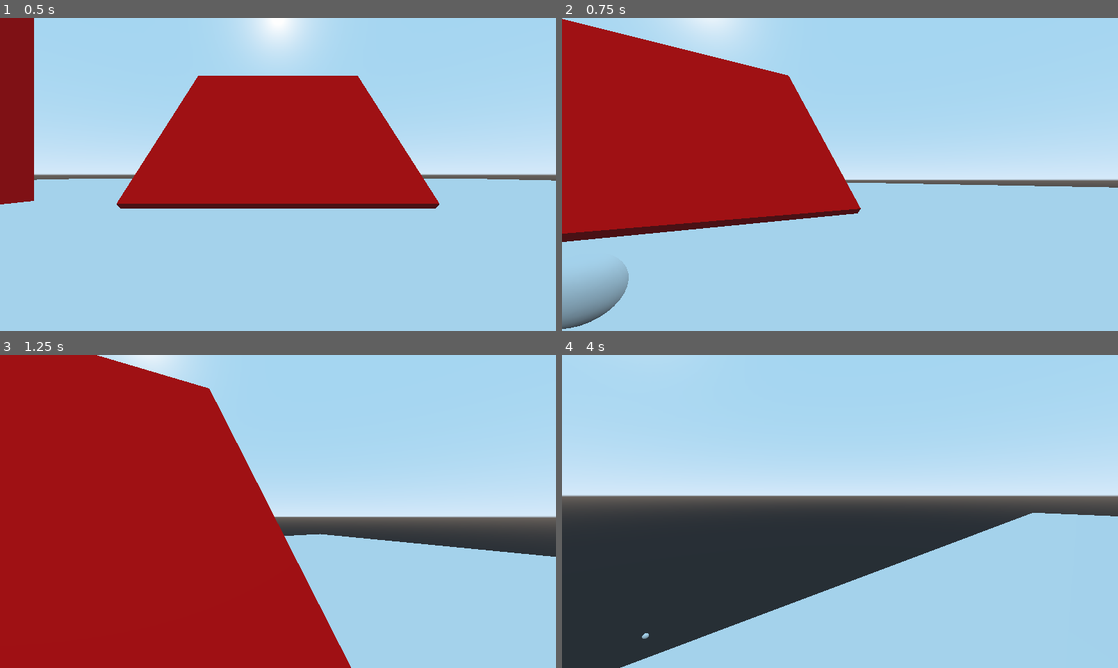
Above: before the commit, frames 1-4 (two rows, left to right).
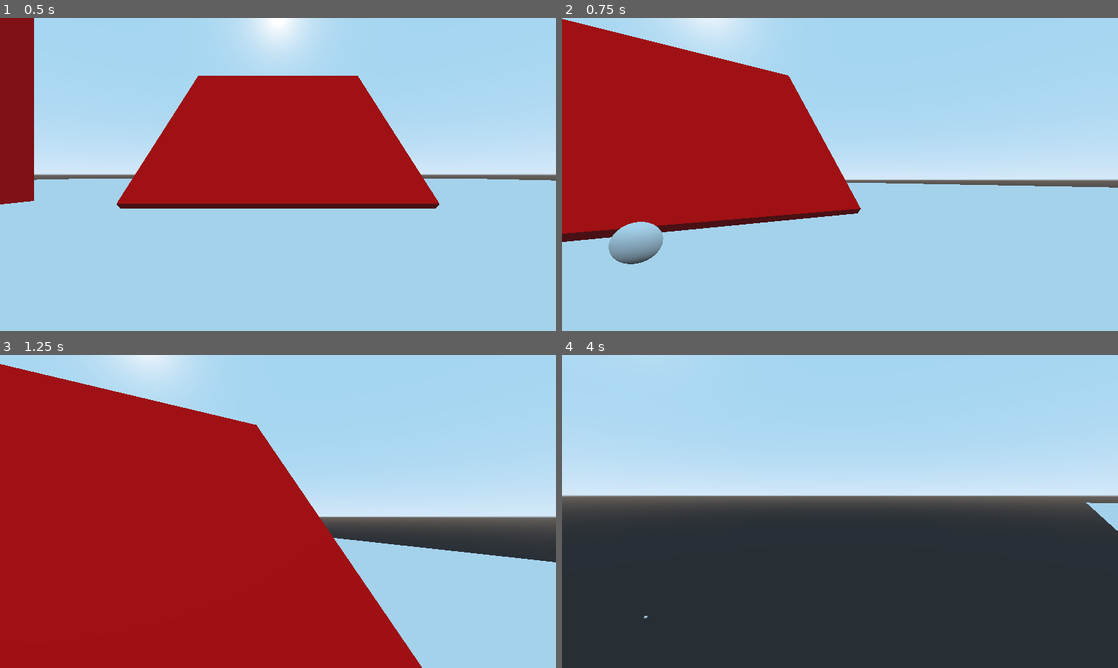
Above: after the commit, the same moments.

Repository: duckinator/nyoom
Game: Godot game, scene res://Main.tscn
Same seed, same stepped clock (60 frames per second), same inputs: the game is played once before the commit and once after it.
Inputs (mouse positions are in pixels of both pictures, inside the frame that each line leads up to):
- Up to frame 1 (0.5 s): no input
- Up to frame 2 (0.75 s): tap Enter at 0.5 s; move the mouse to (867, 174) at 0.52 s; hold W (movement_forward) from 0.53 s (still down); click (867, 174) at 0.6 s
- Up to frame 3 (1.25 s): keep holding W (movement_forward); tap Space (movement_jump) at 0.77 s; right-click (305, 511) at 0.8 s
- Up to frame 4 (4 s): keep holding W (movement_forward); move the mouse to (812, 511) at 1.27 s; right-click (812, 511) at 1.35 s; tap Space (movement_jump) at 1.52, 3.02, 3.77 s; click (812, 511) at 1.55 s; move the mouse to (851, 505) at 2.02 s; click (851, 505) at 2.1 s; right-click (851, 505) at 2.3 s; move the mouse to (834, 517) at 2.77 s; right-click (834, 517) at 2.85 s; click (834, 517) at 3.05 s; move the mouse to (878, 514) at 3.52 s; click (878, 514) at 3.6 s; right-click (878, 514) at 3.8 s

Frame 1 is identical in both runs. In frame 2, 2.5% of the frame differs, in the area x 0-19%, y 65-100%; in frame 3, 11%; in frame 4, 26%, in the area x 10-100%, y 47-100%.

Commit message:
askjdfl;askdfjsadfasfds

Diff:
--- a/src/Bullet.gd
+++ b/src/Bullet.gd
@@ -1,6 +1,8 @@
 extends RigidBody
 
 var cleaning = false
+
+var next_impulse = null
 
 # Called when the node enters the scene tree for the first time.
 func _ready():
@@ -22,3 +24,12 @@
 	scale -= Vector3(0.1, 0.1, 0.1)
 	if scale <= Vector3(0.0, 0.0, 0.0):
 		queue_free()
+
+func _integrate_forces(state):
+	if next_impulse:
+		var impulse = next_impulse
+		next_impulse = null
+		apply_impulse(Vector3(0, 0, 0), impulse)
+
+func fire(impulse):
+	next_impulse = impulse
--- a/src/Player.gd
+++ b/src/Player.gd
@@ -35,13 +35,12 @@
 	#camera.fov = Game.get_field_of_view()
 
 func action_primary(_delta):
-	# WJHLKJSHDFLKJSDHFLKJSDHFLKSJDF
+	var impulse = Vector3(0, 0, -50)
 	var bullet = BULLET.instance()
-	print(get_parent().name)
+	bullet.rotation = Vector3(rotation.x, rotation_helper.rotation.y, 0)
+	bullet.translation = translation + Vector3(0, -0.5, 0)
 	get_parent().add_child(bullet)
-	bullet.translation = translation + Vector3(0, -0.5, 0)
-	print(bullet.name)
-	bullet.apply_impulse(Vector3(0, 0, 0), Vector3(0, 20, -50))
+	bullet.fire(impulse)
 	last_bullet = bullet
 
 func action_secondary(_delta):
@@ -54,8 +53,8 @@
 	translation = bullet.translation
 	# TODO: Properly figure out rotation bullshit. This will be tricky.
 	#rotation = bullet.rotation
-	move_and_slide(bullet.angular_velocity)
-	remove_child(bullet)
+	#move_and_slide(bullet.angular_velocity)
+	bullet.queue_free()
 
 func get_mouse_sensitivity():
 	return 45
Not shown: 2 places in src/Level1.tscn that only renumber resources
